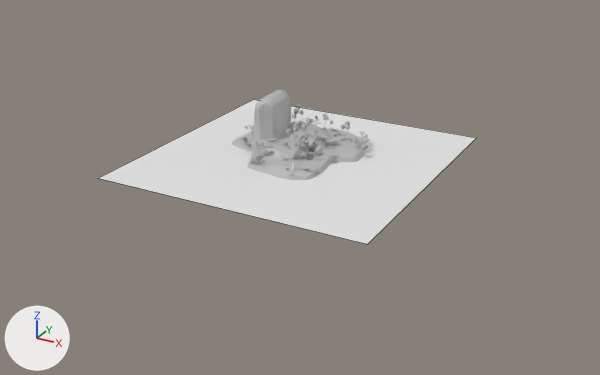
An edit to the Blender file scenes/proto-world2.blend, drawn before and after from the same camera.
Camera for both pictures: a camera (50 mm lens) standing at (110.8, -197.7, 93.7) and looking at (-2.1, 7.5, -8.9). Lighting does not change. The marker at lower left points along +X, +Y and +Z. Mesh edges are drawn as thin lines on the coarser meshes.

In view in the first picture: 'WalkMe', 'Water'.
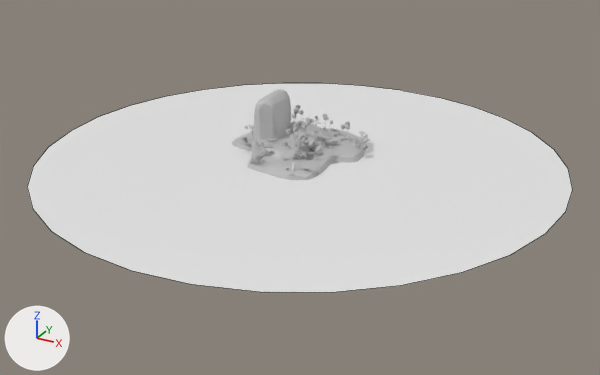
Boxes (x1, y1, x2, y2) around the edits, measured in the pictures (600 x 375 px):
'Water', reshaped, moved, rescaled (45% wider, 44% taller): before (99, 99, 476, 244); after (27, 83, 573, 292)
part 1 of me_plane, added: after (27, 83, 573, 292)

Diff of the bpy script that builds the scene:
```diff
--- a/scenes/proto-world2.blend.py
+++ b/scenes/proto-world2.blend.py
@@ me_plane @@
 me_plane.from_pydata(...)  # 4 vertices, 1 face; spans x -43.3..43.3, y -43.3..43.3, z 0.0
 # verts and faces of me_plane; kept vertices keep their numbers, new ones are numbered from 4
+# me_plane part 1
+verts[4] = (0.0, 1.0, -0.7)  # pixel (400, 90)
+verts[5] = (-0.2, 1.0, -0.7)  # pixel (361, 85)
+verts[6] = (-0.4, 0.9, -0.7)  # pixel (322, 83)
+verts[7] = (-0.6, 0.8, -0.7)  # pixel (282, 83)
+verts[8] = (-0.7, 0.7, -0.7)  # pixel (242, 85)
+verts[9] = (-0.8, 0.6, -0.7)  # pixel (204, 89)
+verts[10] = (-0.9, 0.4, -0.7)  # pixel (166, 96)
+verts[11] = (-1.0, 0.2, -0.7)  # pixel (131, 105)
+verts[12] = (-1.0, 0.0, -0.7)  # pixel (98, 116)
+verts[13] = (-1.0, -0.2, -0.7)  # pixel (70, 131)
+verts[14] = (-0.9, -0.4, -0.7)  # pixel (48, 147)
+verts[15] = (-0.8, -0.6, -0.7)  # pixel (33, 166)
+verts[16] = (-0.7, -0.7, -0.7)  # pixel (27, 186)
+verts[17] = (-0.6, -0.8, -0.7)  # pixel (32, 208)
+verts[18] = (-0.4, -0.9, -0.7)  # pixel (51, 231)
+verts[19] = (-0.2, -1.0, -0.7)  # pixel (84, 252)
+verts[20] = (0.0, -1.0, -0.7)  # pixel (131, 270)
+verts[21] = (0.2, -1.0, -0.7)  # pixel (191, 284)
+verts[22] = (0.4, -0.9, -0.7)  # pixel (259, 291)
+verts[23] = (0.6, -0.8, -0.7)  # pixel (331, 292)
+verts[24] = (0.7, -0.7, -0.7)  # pixel (400, 285)
+verts[25] = (0.8, -0.6, -0.7)  # pixel (461, 272)
+verts[26] = (0.9, -0.4, -0.7)  # pixel (510, 254)
+verts[27] = (1.0, -0.2, -0.7)  # pixel (545, 233)
+verts[28] = (1.0, 0.0, -0.7)  # pixel (565, 211)
+verts[29] = (1.0, 0.2, -0.7)  # pixel (572, 189)
+verts[30] = (0.9, 0.4, -0.7)  # pixel (568, 168)
+verts[31] = (0.8, 0.6, -0.7)  # pixel (554, 149)
+verts[32] = (0.7, 0.7, -0.7)  # pixel (532, 132)
+verts[33] = (0.6, 0.8, -0.7)  # pixel (504, 118)
+verts[34] = (0.4, 0.9, -0.7)  # pixel (472, 106)
+verts[35] = (0.2, 1.0, -0.7)  # pixel (437, 97)
+faces += [(4, 5, 6, 7, 8, 9, 10, 11, 12, 13, 14, 15, 16, 17, 18, 19, 20, 21, 22, 23, 24, 25, 26, 27, 28, 29, 30, 31, 32, 33, 34, 35)]
@@ ob_water @@
 ob_water = bpy.data.objects.new('Water', me_plane)
-ob_water.location = (-6.0, 13.9, -1.8)
+ob_water.location = (-5.3, 13.4, -0.5)
+ob_water.scale = (81.2, 81.2, 1.72)
```
